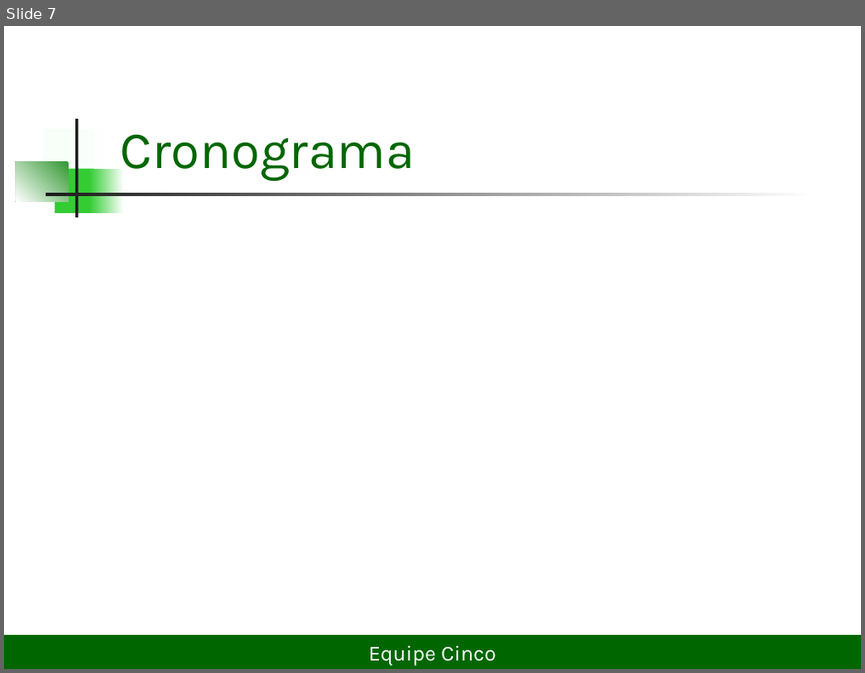
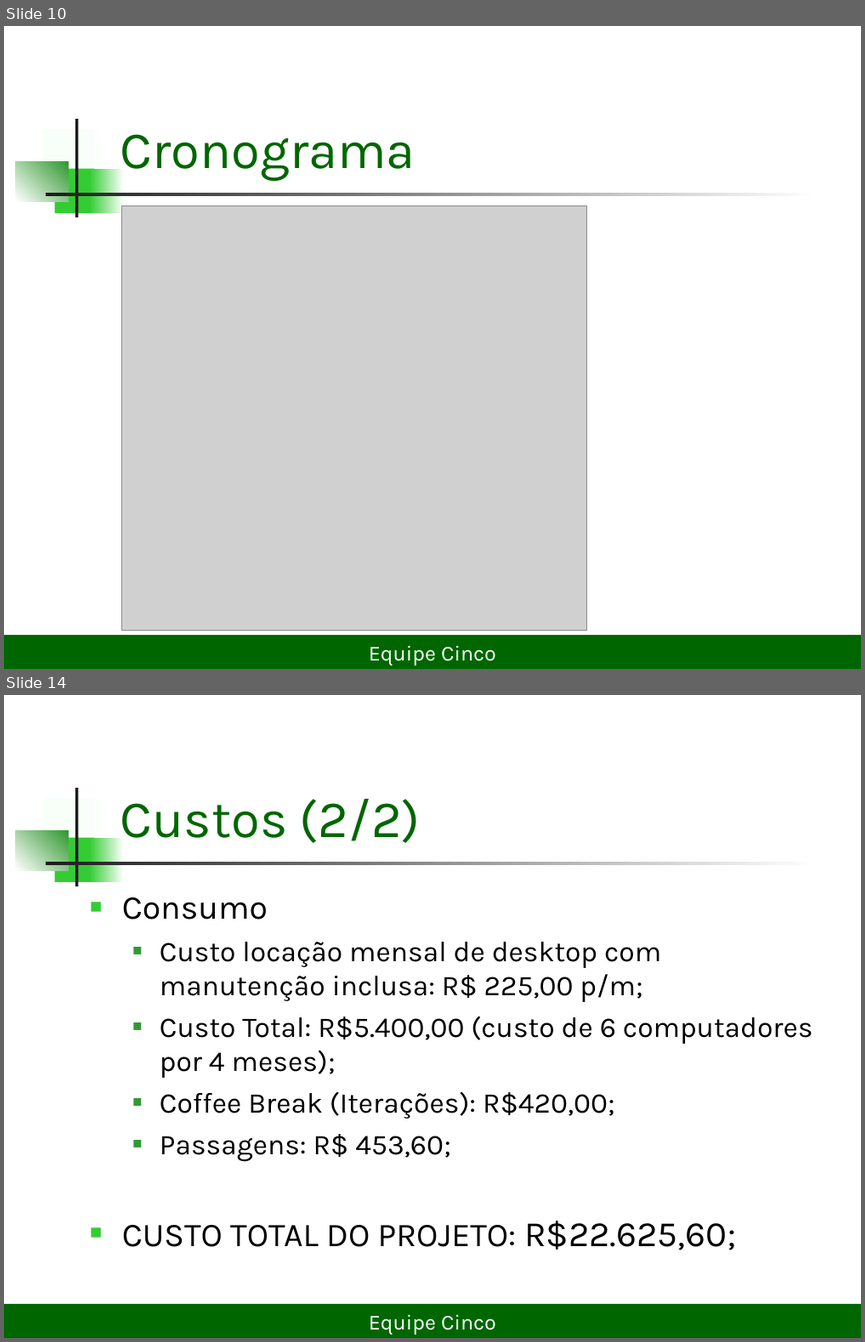
Before and after one commit to lDarthKill/xadrez-es2-compuff, a slide deck: Documentos/Projeto Xadrez.ppt. Shown one above the other, each under a label of ours: slide 7 before the commit, slides 10 and 14 after it; the slides between them are not shown. The pictures are 865x673 and 865x1342 pixels, drawn with LibreOffice and Linux fonts; fonts in the diff are those of the drawing; grey boxes stand for pictures. Boxes give left, top, right and bottom in pixels: in the first picture for what was removed or moved away, otherwise in the second. Text is boxed around its words. In the diff, an @@ line names an element or a change of style, - is before the commit and + after.

```diff
--- a/Documentos/Projeto Xadrez.ppt
+++ b/Documentos/Projeto Xadrez.ppt
@@ slide 14 added at <box>4,695,861,1338</box>, background #FFFFFF; not listed: 7 template elements that a slide beside it also shows @@
@@ title added at <box>120,799,420,843</box>, 44 pt, text #006600 @@
+Custos (2/2)
@@ text added at <box>122,897,812,1250</box>, 24 pt, text #000000 @@
+■ Consumo
+  ■ Custo locação mensal de desktop com manutenção inclusa: R$ 225,00 p/m;
+  ■ Custo Total: R$5.400,00 (custo de 6 computadores por 4 meses);
+  ■ Coffee Break (Iterações): R$420,00;
+  ■ Passagens: R$ 453,60;
+■ CUSTO TOTAL DO PROJETO: R$22.625,60;
@@ rectangle added at <box>4,1304,861,1338</box>, fill #006600, 18 pt, text #FFFFFF @@
+Equipe Cinco
@@ what was slide 7 is now slide 10 @@
@@ slide 10 changed as well @@
@@ rectangle at <box>90,168,124,213</box>: fill gradient #FFFFFF to #33CC33 to gradient #33CC33 to #FFFFFF @@
@@ picture added at <box>122,206,587,631</box> @@
```
Also in this commit, not shown: 5 other slides changed, 10 other slides added, 1 slide removed, 6 other files.
